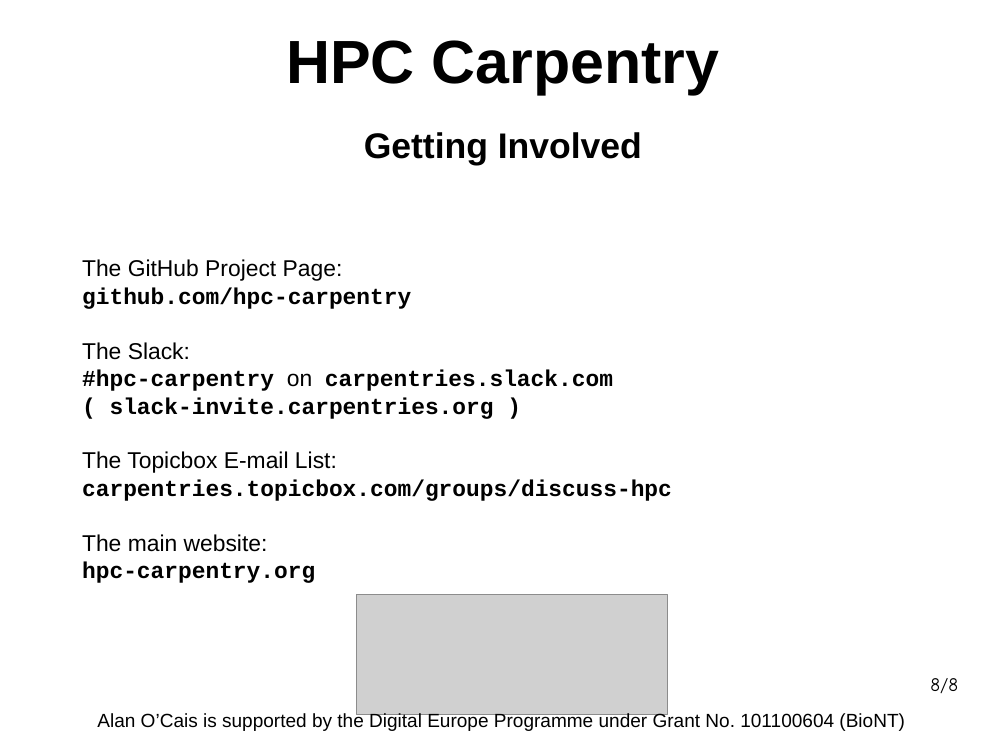
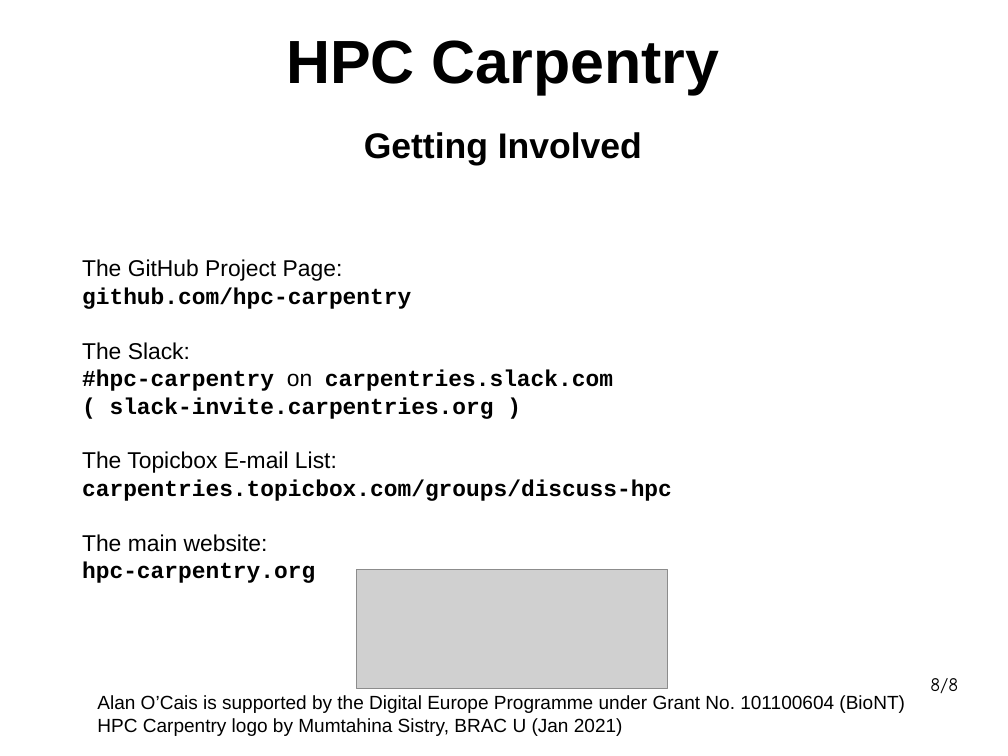
Before and after one commit to hpc-carpentry/coordination, a slide deck: slide 8 of conferences/SCA2024/sca2024_presentation.odp. Drawn at 1008x756 pixels with LibreOffice and Linux fonts; fonts in the diff are those of the drawing; grey boxes stand for pictures. Boxes give left, top, right and bottom in pixels: in the first picture for what was removed or moved away, otherwise in the second. Text is boxed around its words. In the diff, an @@ line names an element or a change of style, - is before the commit and + after.

Commit message:
Edits from team feedback.
Credit for the logo, and a grammar fix.

```diff
--- a/conferences/SCA2024/sca2024_presentation.odp
+++ b/conferences/SCA2024/sca2024_presentation.odp
@@ picture: place and size @@
-picture at <box>357,595,668,714</box>
+picture at <box>357,569,668,689</box>
@@ text "Alan O’Cais is supported by ...": place and size @@
-text "Alan O’Cais is supported by ..." at <box>97,712,905,731</box>
+text "Alan O’Cais is supported by ..." at <box>97,695,905,736</box>
@@ text at <box>97,718,623,736</box>: paragraph added @@
+HPC Carpentry logo by Mumtahina Sistry, BRAC U (Jan 2021)
```
Also in this commit, not shown: 2 other slides changed, 1 other file.
